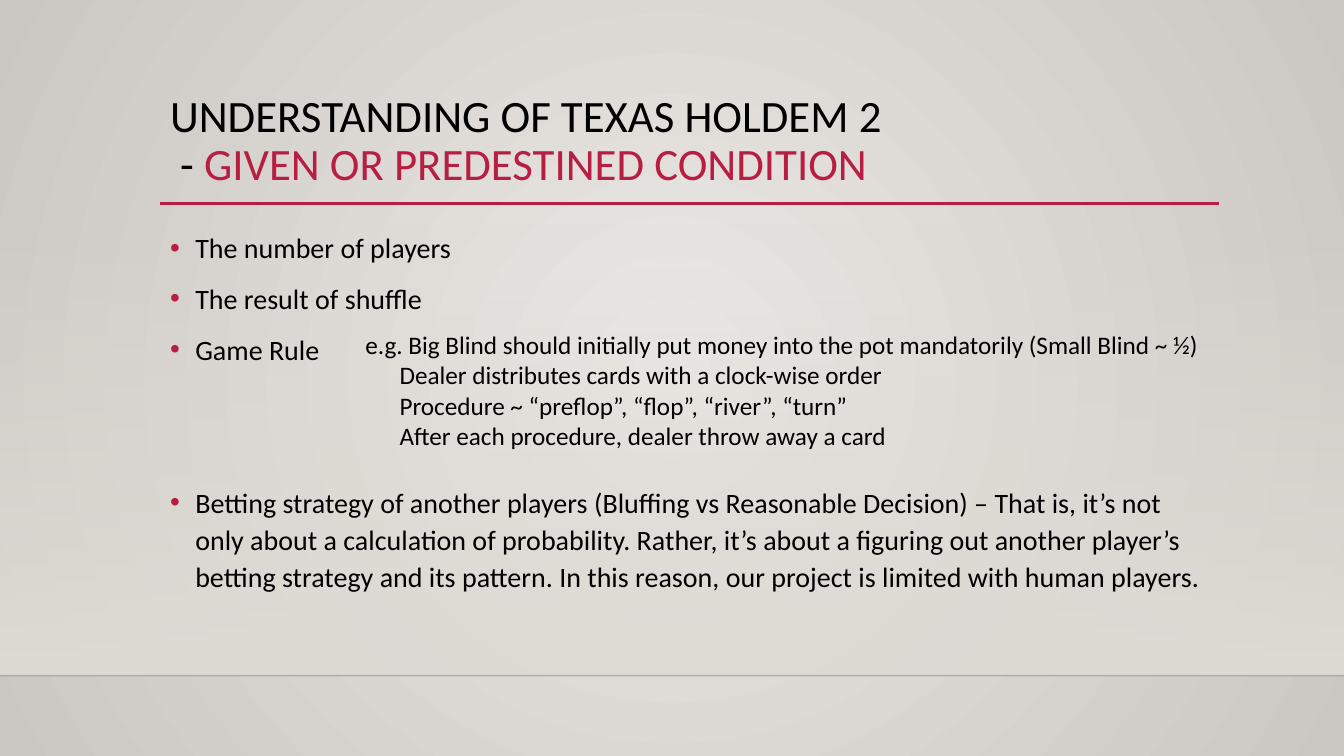
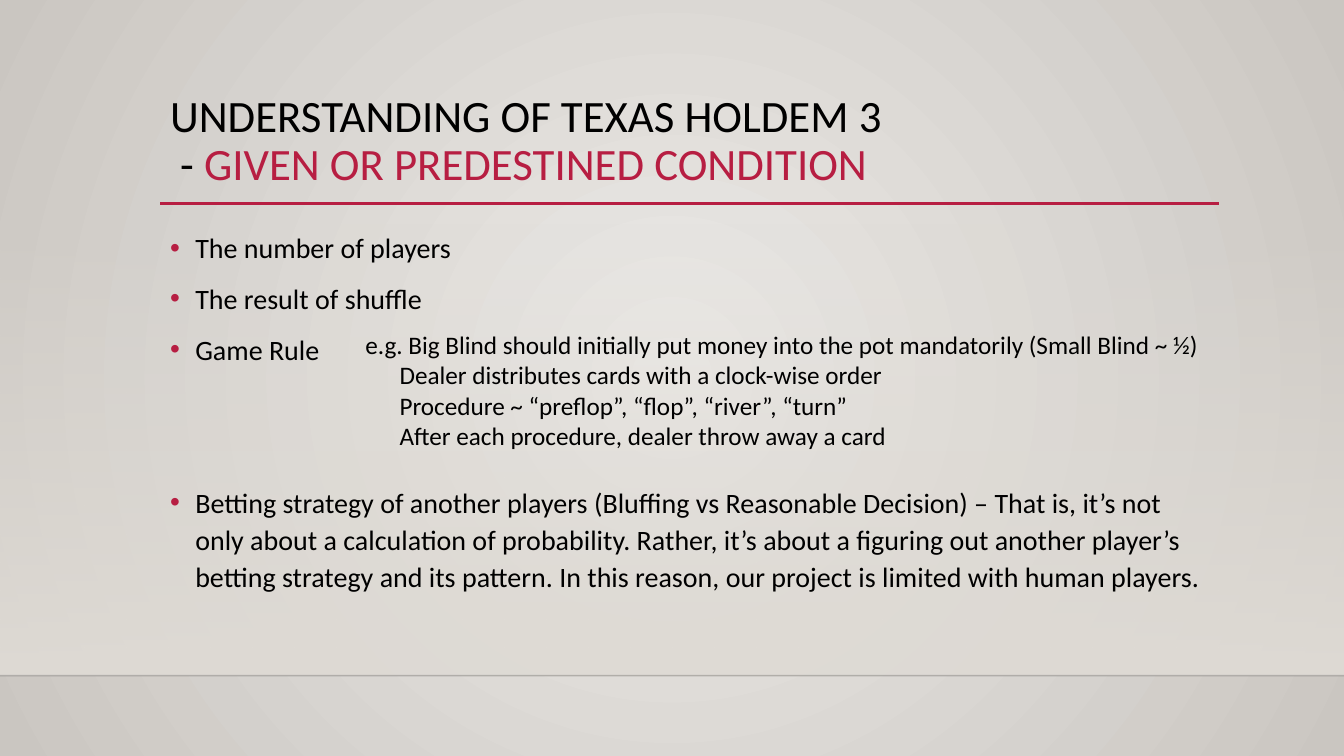
Before and after one commit to bl2746750/LeeByoungmo_CIS_17b_47697, a slide deck: slide 6 of Proj/Texas holdem.pptx (slide 5 before the commit). Drawn at 1344x756 pixels with LibreOffice and Linux fonts; fonts in the diff are those of the drawing; background and template pictures are left out. Boxes give left, top, right and bottom in pixels: in the first picture for what was removed or moved away, otherwise in the second. Text is boxed around its words. In the diff, an @@ line names an element or a change of style, - is before the commit and + after.

```diff
--- a/Proj/Texas holdem.pptx
+++ b/Proj/Texas holdem.pptx
@@ title at [170,103,882,181]: text changed @@
-UNDERSTANDING OF TEXAS HOLDEM 2
-- GIVEN OR PREDESTINED CONDITION
+UNDERSTANDING OF TEXAS HOLDEM 3
+- GIVEN OR PREDESTINED CONDITION
```
Also in this commit, not shown: 2 other slides changed, 4 slides added, 3 slides removed, 2 other files.
